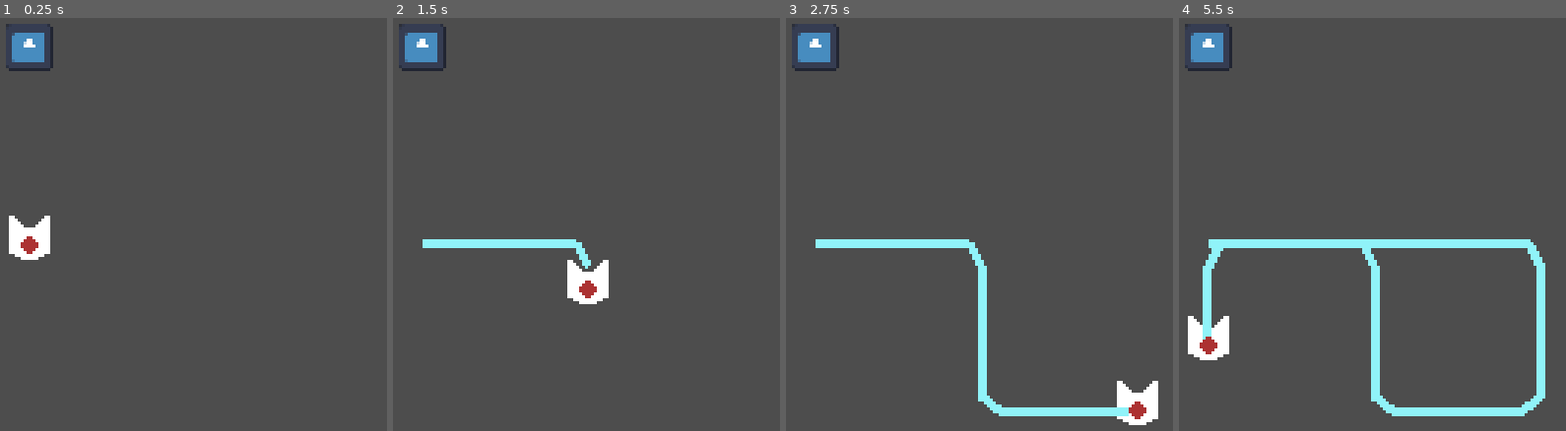
Above: before the commit, frames 1-4 (left to right).
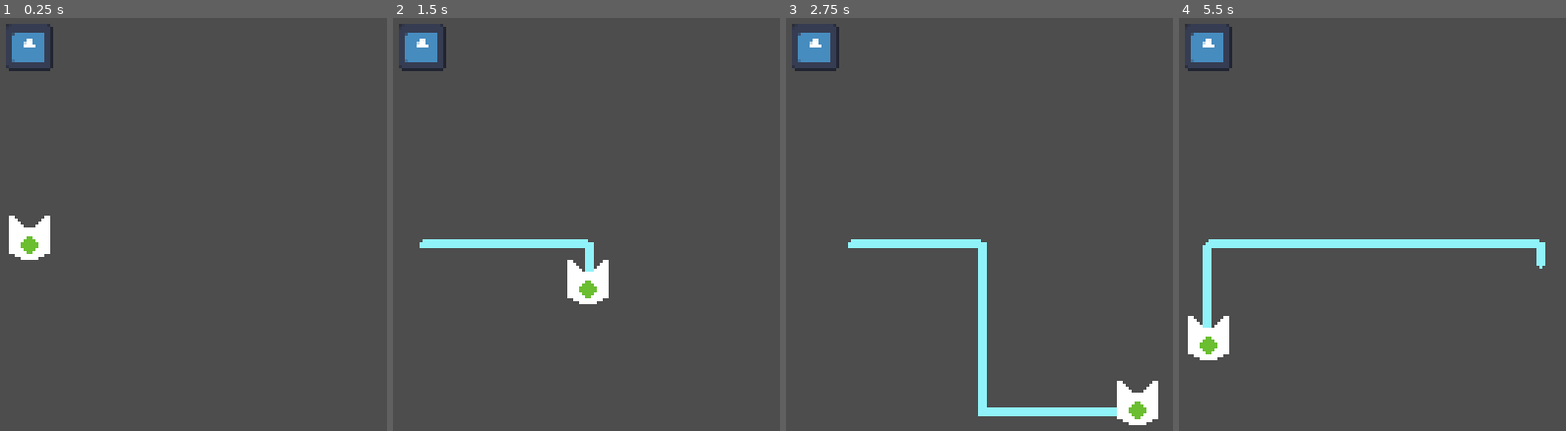
Above: after the commit, the same moments.

Repository: kennethbchen/Bullet-Wrangler-Game
Game: Godot game, scene res://Game.tscn
Two runs of this game, one before a commit and one after it. Both use one fixed random seed, a clock stepped at 60 frames per second and the inputs below. The engine's default icon, where the game draws it, is replaced by a stand-in: a white triangle on a blue panel in a dark square.
Inputs:
- Up to frame 1 (0.25 s): no input
- Up to frame 2 (1.5 s): tap Enter at 0.5 s; hold D (Right) 0.53-1.28 s; hold S (Down) from 1.28 s (still down)
- Up to frame 3 (2.75 s): release S (Down) at 2.03 s; hold D (Right) from 2.03 s (still down)
- Up to frame 4 (5.5 s): release D (Right) at 2.78 s; hold W (Up) 2.78-3.53 s; hold A (Left) 3.53-5.03 s; hold S (Down) from 5.03 s (still down)

The runs differ from the first frame. In frame 1, 0.1% of the frame differs, in the area x 5-10%, y 52-58%; in frame 2, 0.4%; in frame 3, 0.8%; in frame 4, 3.0%, in the area x 5-95%, y 53-97%.

Commit message:
Implemented basic loop detection for line drawer

Diff:
--- a/Game.tscn
+++ b/Game.tscn
@@ -4,7 +4,7 @@
 [ext_resource type="Script" path="res://Player.gd" id="1_wdyi3"]
 [ext_resource type="Texture2D" uid="uid://bqyrcjomob3vk" path="res://Player.png" id="2_acqnw"]
 [ext_resource type="Script" path="res://LineDrawer.gd" id="2_v1nln"]
-[ext_resource type="Texture2D" uid="uid://bmws0v53bodpa" path="res://Hurtbox.png" id="3_vpq5p"]
+[ext_resource type="Texture2D" uid="uid://bmws0v53bodpa" path="res://PlayerHurtbox.png" id="4_wikeh"]
 
 [sub_resource type="CircleShape2D" id="CircleShape2D_njttx"]
 radius = 3.0
@@ -20,13 +20,16 @@
 
 [node name="LineDrawer" type="Line2D" parent="Player"]
 top_level = true
+z_index = -1
 position = Vector2(0, 3)
 width = 3.0
 default_color = Color(0.564706, 0.952941, 0.976471, 1)
 joint_mode = 2
+begin_cap_mode = 2
+end_cap_mode = 2
 script = ExtResource("2_v1nln")
-max_points = 60
-min_distance = 8.0
+max_points = 25
+min_distance = 6.0
 
 [node name="Sprite" type="Sprite2D" parent="Player"]
 texture = ExtResource("2_acqnw")
@@ -34,7 +37,7 @@
 [node name="HurtboxSprite" type="Sprite2D" parent="Player"]
 z_index = 1
 position = Vector2(0, 3)
-texture = ExtResource("3_vpq5p")
+texture = ExtResource("4_wikeh")
 
 [node name="Hurtbox" type="CollisionShape2D" parent="Player"]
 position = Vector2(0, 3)
--- a/LineDrawer.gd
+++ b/LineDrawer.gd
@@ -6,15 +6,22 @@
 
 @export var min_distance: float =  4
 
+@export var min_loop_point_count: int = 5
+
 
 var parent_position: Vector2:
 	get:
 		return get_parent().position
 
-# Called when the node enters the scene tree for the first time.
-func _ready():
-	pass # Replace with function body.
+var first_point: Vector2:
+	get:
+		return points[0]
 
+var last_point: Vector2:
+	get:
+		return points[points.size() - 1]
+
+signal loop_created(points)
 
 # Called every frame. 'delta' is the elapsed time since the previous frame.
 func _process(delta):
@@ -25,7 +32,8 @@
 	if points.size() == 0:
 		_append_point()
 
-	if _get_last_point().distance_to(parent_position) > min_distance:
+	# Try to add new points to the line
+	if last_point.distance_to(parent_position) > min_distance:
 
 		if points.size() < max_points:
 			_append_point()
@@ -35,8 +43,13 @@
 			points = points.slice(1, points.size())
 			_append_point()
 
-func _get_last_point():
-	return points[points.size() - 1]
+	if _is_loop():
+		loop_created.emit(points)
+
 
 func _append_point():
 	add_point(parent_position, points.size() + 1)
+
+func _is_loop():
+	return points.size() > min_loop_point_count and \
+		first_point.distance_to(last_point) < min_distance
Binary file removed: Hurtbox.png
Binary file added: PlayerHurtbox.png
Not shown, changed: PlayerHurtbox.png.import
Binary file added: Projectile.png
Not shown, added: Projectile.png.import
